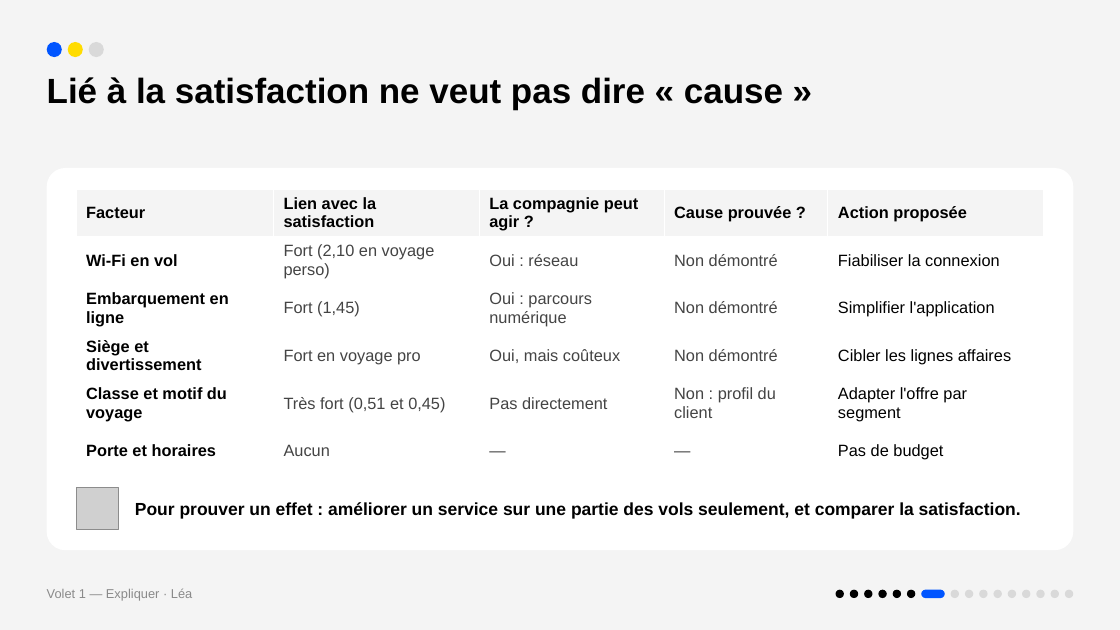
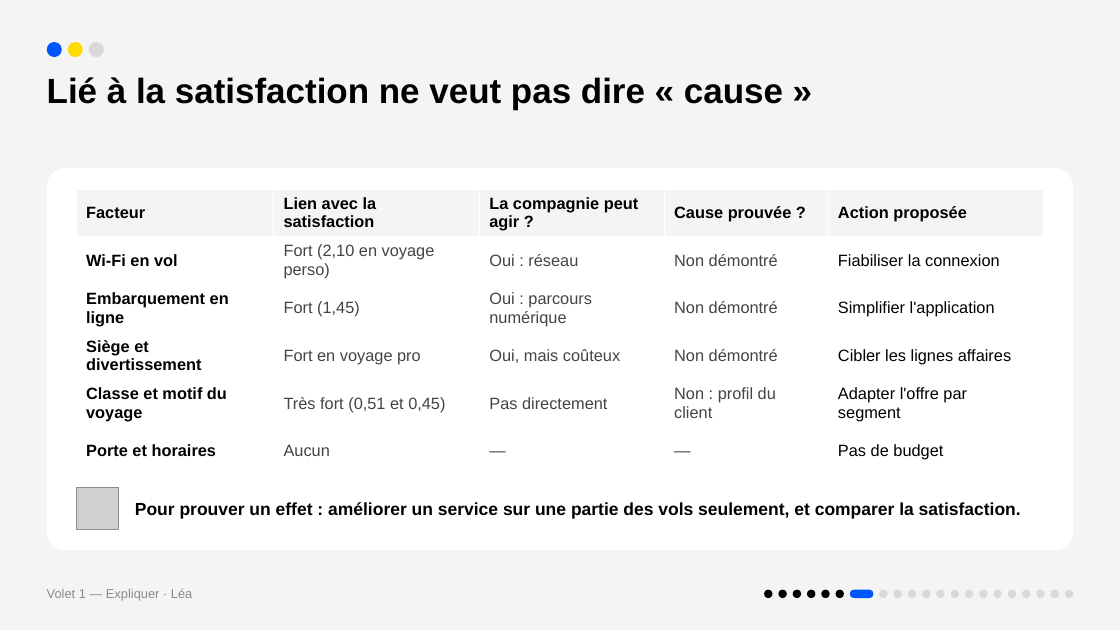
Before and after one commit to lea2110/Rush3, a slide deck: slide 7 of rapport/presentation_rush3.pptx. Drawn at 1120x630 pixels with LibreOffice and Linux fonts; fonts in the diff are those of the drawing; grey boxes stand for pictures. Boxes give left, top, right and bottom in pixels: in the first picture for what was removed or moved away, otherwise in the second. Text is boxed around its words. In the diff, an @@ line names an element or a change of style, - is before the commit and + after.

```diff
--- a/rapport/presentation_rush3.pptx
+++ b/rapport/presentation_rush3.pptx
@@ ellipse added at (765, 590, 773, 598), fill #000000 @@
@@ ellipse: place and size @@
-ellipse at (893, 590, 902, 598)
+ellipse at (779, 590, 787, 598)
@@ ellipse: place and size @@
-ellipse at (879, 590, 887, 598)
+ellipse at (793, 590, 802, 598)
@@ ellipse: place and size @@
-ellipse at (865, 590, 873, 598)
+ellipse at (807, 590, 816, 598)
@@ ellipse: place and size @@
-ellipse at (850, 590, 859, 598)
+ellipse at (822, 590, 830, 598)
@@ rounded rectangle: place and size @@
-rounded rectangle at (922, 590, 945, 598)
+rounded rectangle at (850, 590, 874, 598)
@@ ellipse added at (880, 590, 888, 598), fill #D9D9D9 @@
@@ ellipse added at (894, 590, 902, 598), fill #D9D9D9 @@
@@ ellipse at (908, 590, 917, 598): fill #000000 to #D9D9D9 @@
@@ ellipse added at (923, 590, 931, 598), fill #D9D9D9 @@
@@ ellipse added at (937, 590, 945, 598), fill #D9D9D9 @@
```
Also in this commit, not shown: 15 other slides changed, 5 slides added, 1 other file.
